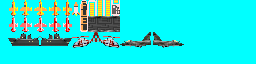
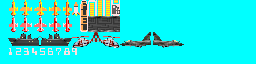
Two versions of the same layered image (256 x 64). Layer-by-layer changes:
painted on "Foreground" over [9,47,116,55]
